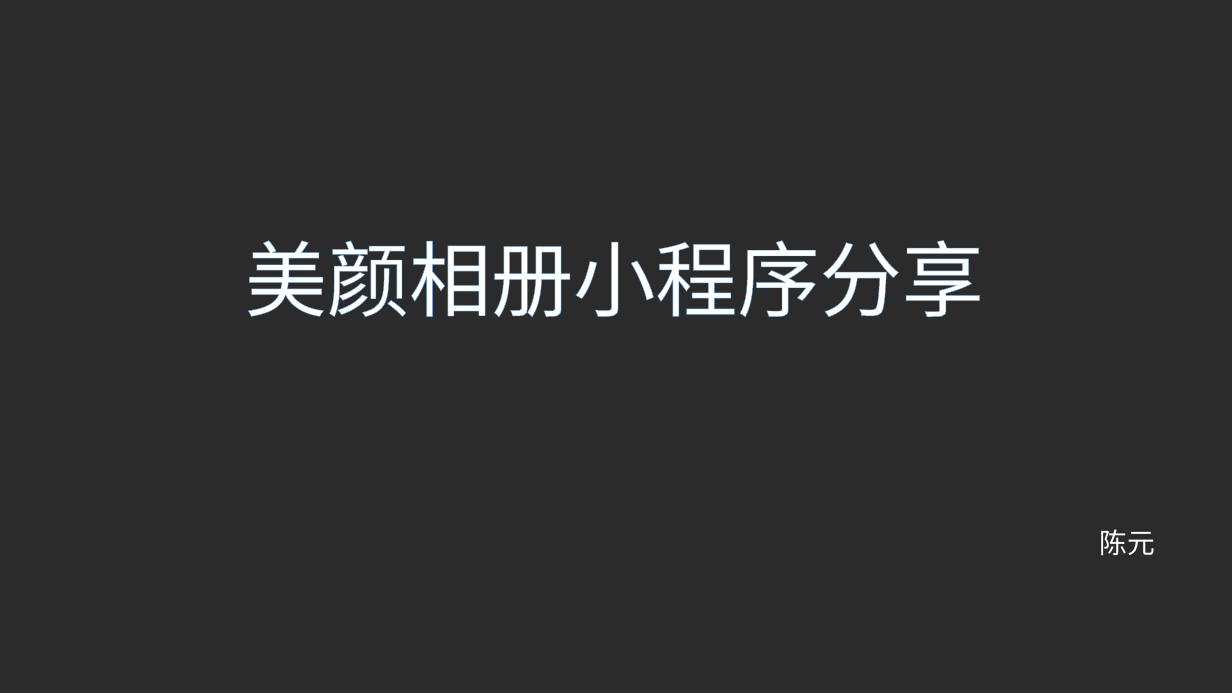
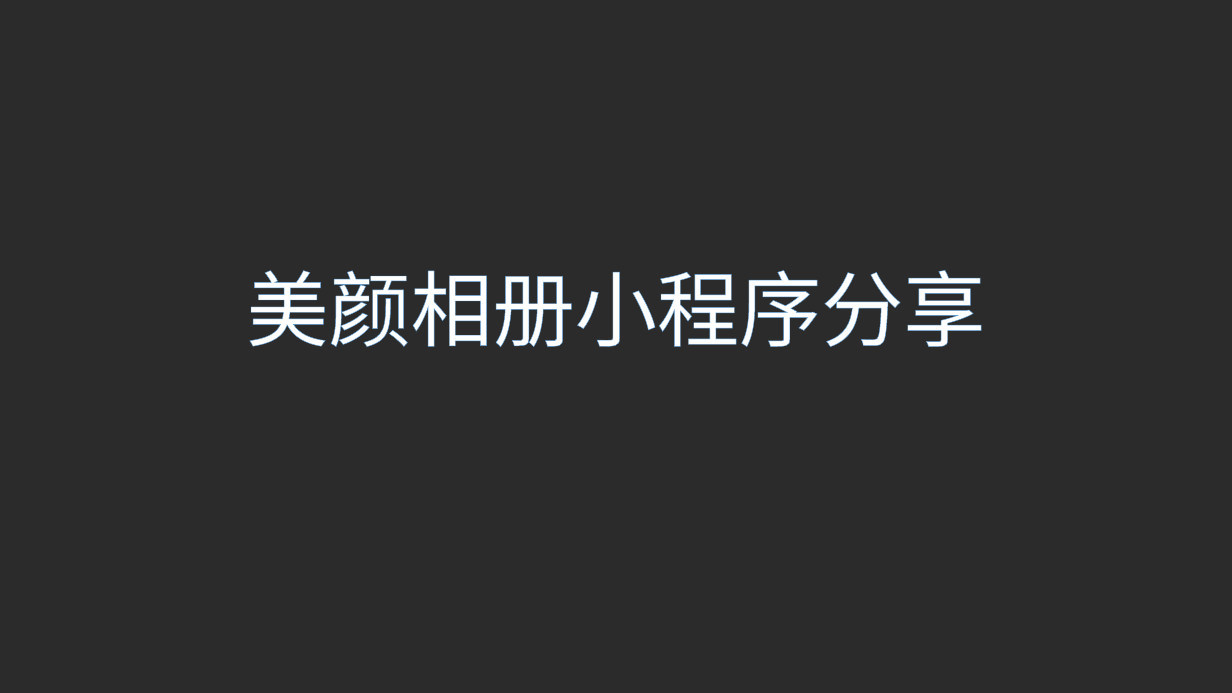
Before and after one commit to chenyuanluck/ai-picture, a slide deck: slide 1 of 美颜相册小程序开发分享.pptx. Drawn at 1232x693 pixels with LibreOffice and Linux fonts; fonts in the diff are those of the drawing; background and template pictures are left out; a plain dark background stands for a picture behind light text. Boxes give left, top, right and bottom in pixels: in the first picture for what was removed or moved away, otherwise in the second. Text is boxed around its words. In the diff, an @@ line names an element or a change of style, - is before the commit and + after.

```diff
--- a/美颜相册小程序开发分享.pptx
+++ b/美颜相册小程序开发分享.pptx
@@ title "美颜相册小程序分享": place and size @@
-title "美颜相册小程序分享" at box(245, 240, 984, 317)
+title "美颜相册小程序分享" at box(246, 270, 985, 347)
@@ subtitle removed at box(1100, 529, 1155, 556) @@
-陈元
```
Also in this commit, not shown: 3 slides added, 1 slide removed.
